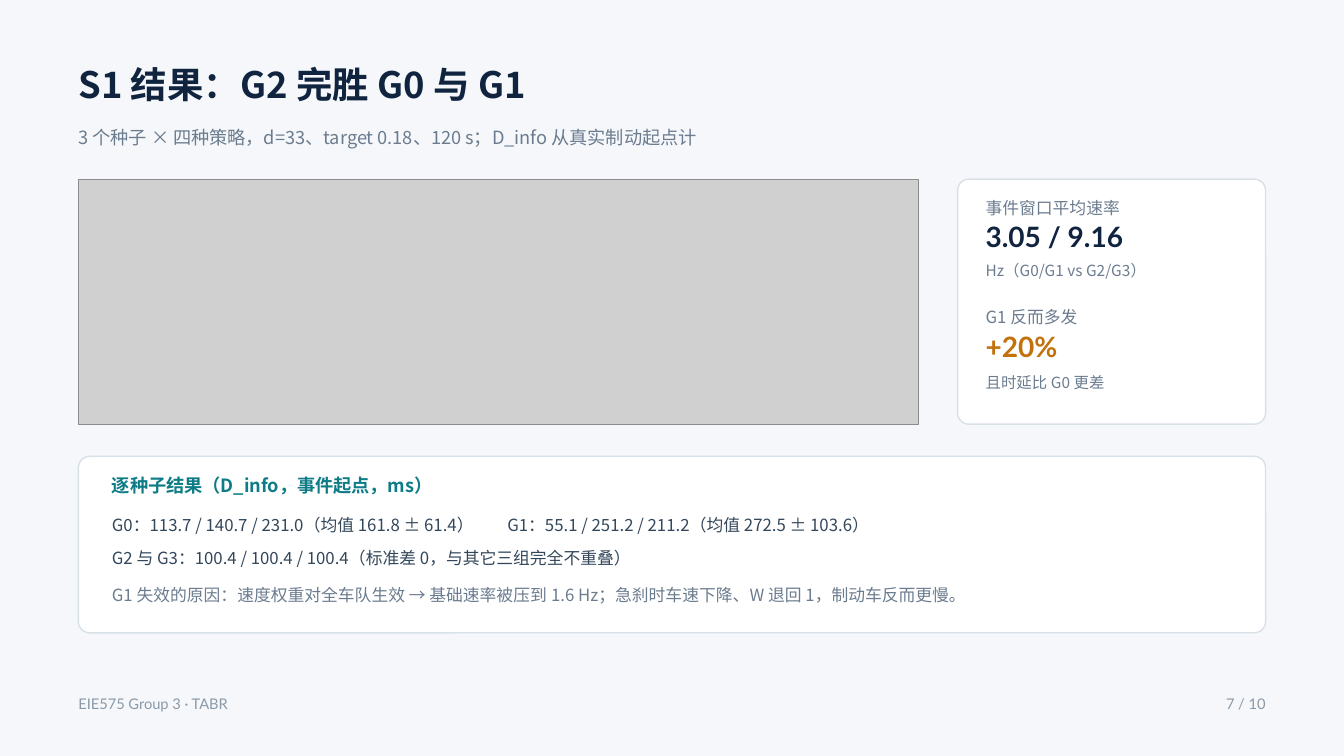
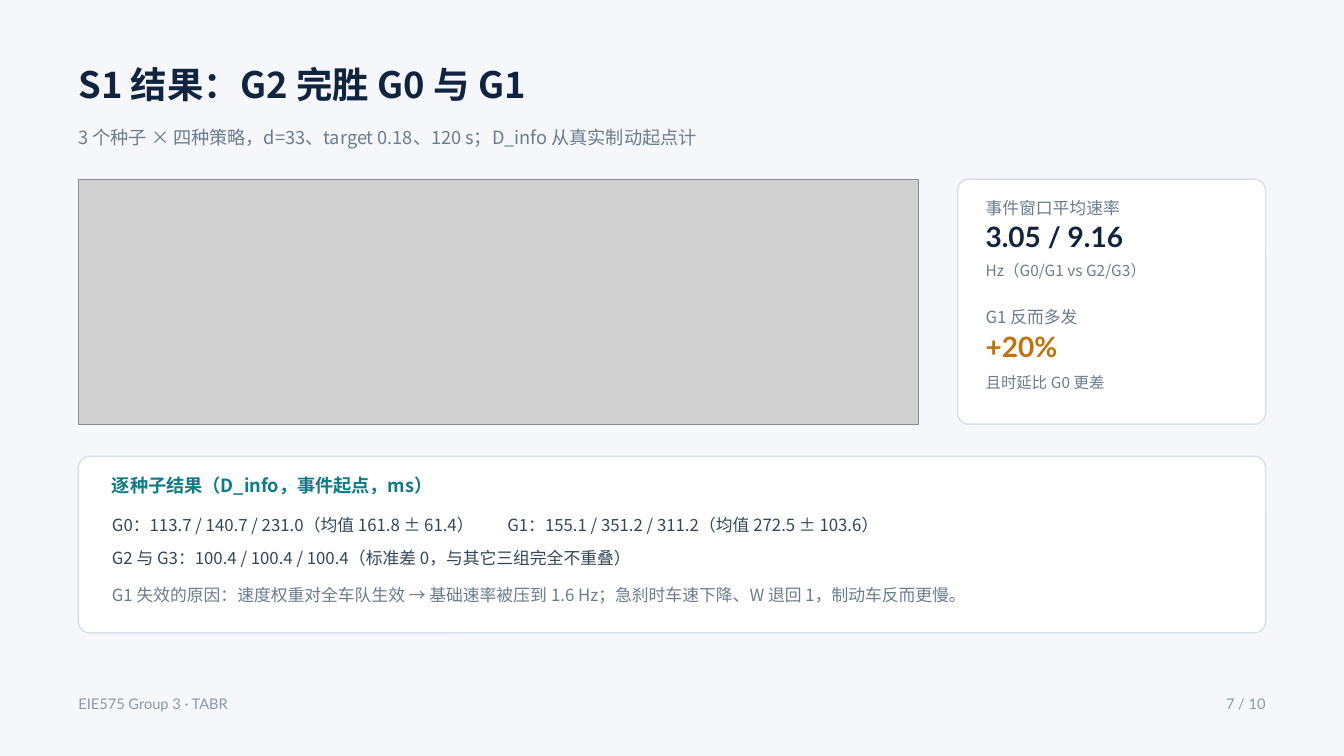
Before and after one commit to han088693-debug/EIE575-Project, a slide deck: slide 7 of TABR_project/docs/deck/EIE575_TABR_deck.pptx. Drawn at 1344x756 pixels with LibreOffice and Linux fonts; fonts in the diff are those of the drawing; grey boxes stand for pictures. Boxes give left, top, right and bottom in pixels: in the first picture for what was removed or moved away, otherwise in the second. Text is boxed around its words. In the diff, an @@ line names an element or a change of style, - is before the commit and + after.

```diff
--- a/TABR_project/docs/deck/EIE575_TABR_deck.pptx
+++ b/TABR_project/docs/deck/EIE575_TABR_deck.pptx
@@ text at (x1=112, y1=517, x2=879, y2=533): text changed @@
-G0：113.7 / 140.7 / 231.0（均值 161.8 ± 61.4） G1：55.1 / 251.2 / 211.2（均值 272.5 ± 103.6）
+G0：113.7 / 140.7 / 231.0（均值 161.8 ± 61.4） G1：155.1 / 351.2 / 311.2（均值 272.5 ± 103.6）
```
Also in this commit, not shown: 2 other files.
